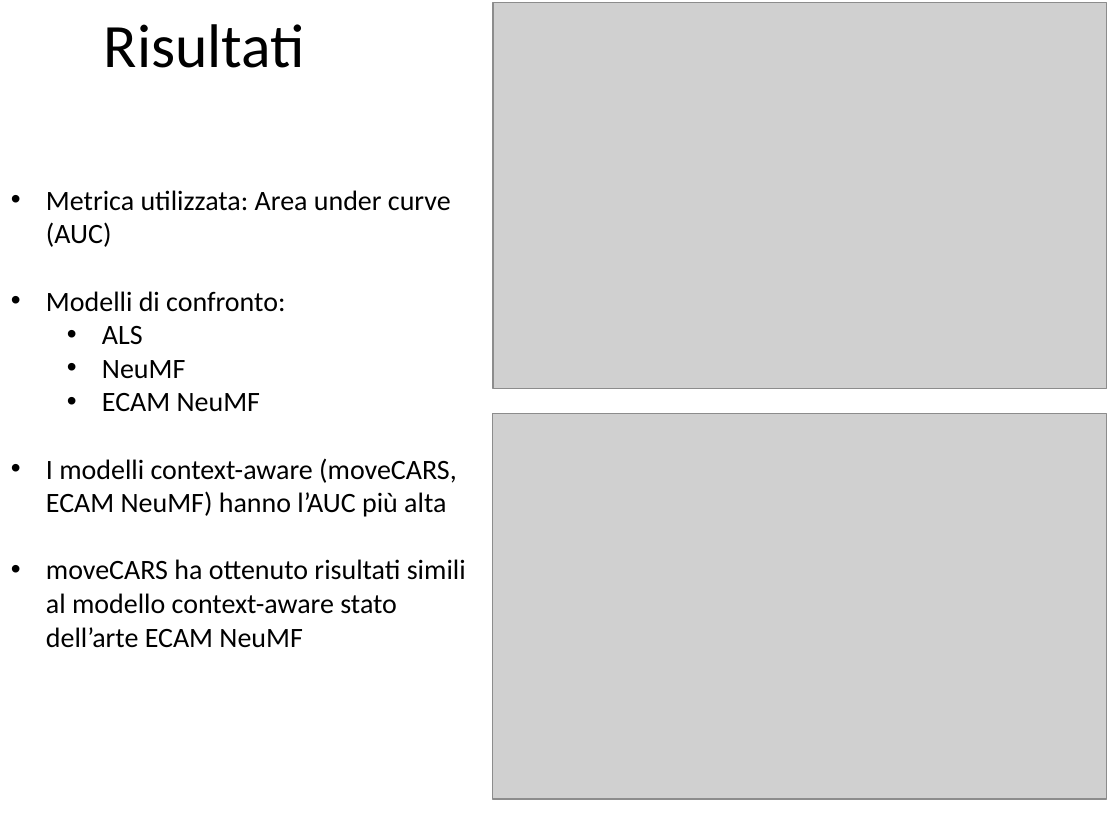
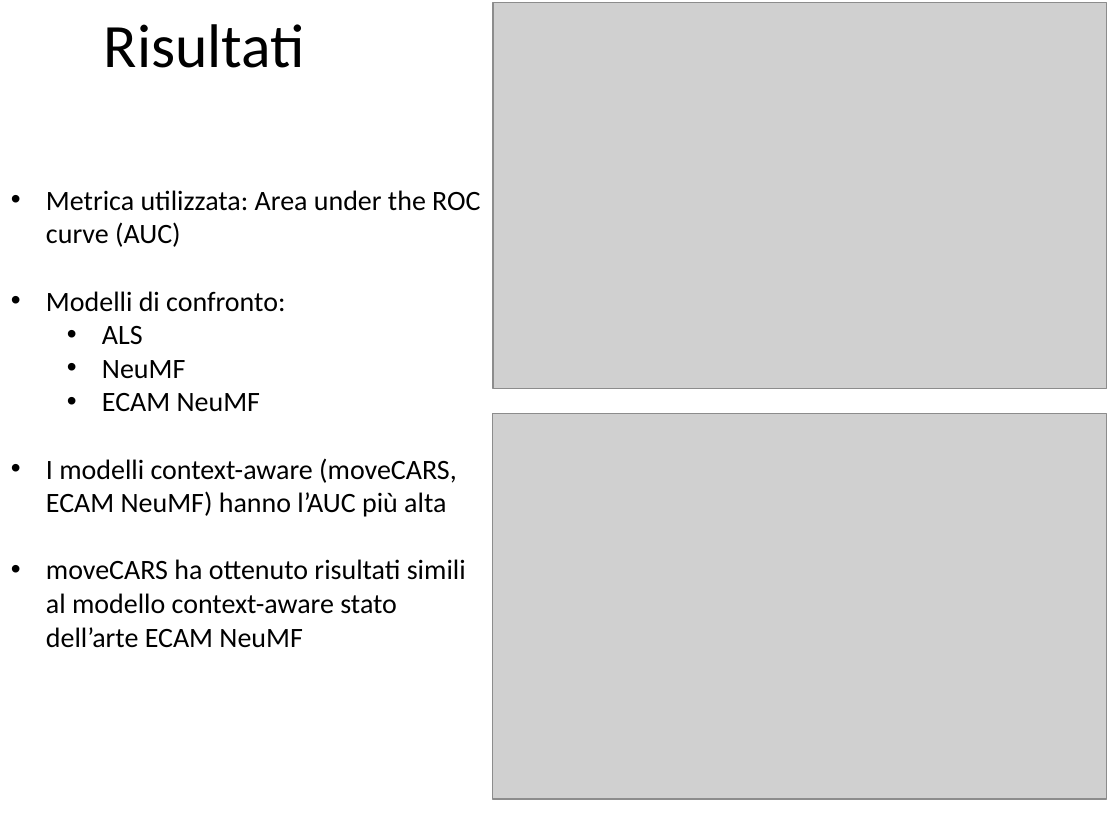
Before and after one commit to CriptHunter/tesi, a slide deck: slide 9 of presentazione/presentazione.pptx. Drawn at 1120x840 pixels with LibreOffice and Linux fonts; fonts in the diff are those of the drawing; grey boxes stand for pictures. Boxes give left, top, right and bottom in pixels: in the first picture for what was removed or moved away, otherwise in the second. Text is boxed around its words. In the diff, an @@ line names an element or a change of style, - is before the commit and + after.

```diff
--- a/presentazione/presentazione.pptx
+++ b/presentazione/presentazione.pptx
@@ text at (x1=46, y1=190, x2=480, y2=247): text changed @@
-• Metrica utilizzata: Area under curve (AUC)
+• Metrica utilizzata: Area under the ROC curve (AUC)
```
Also in this commit, not shown: 3 other slides changed, 1 slide added, 1 slide removed, 2 other files.
